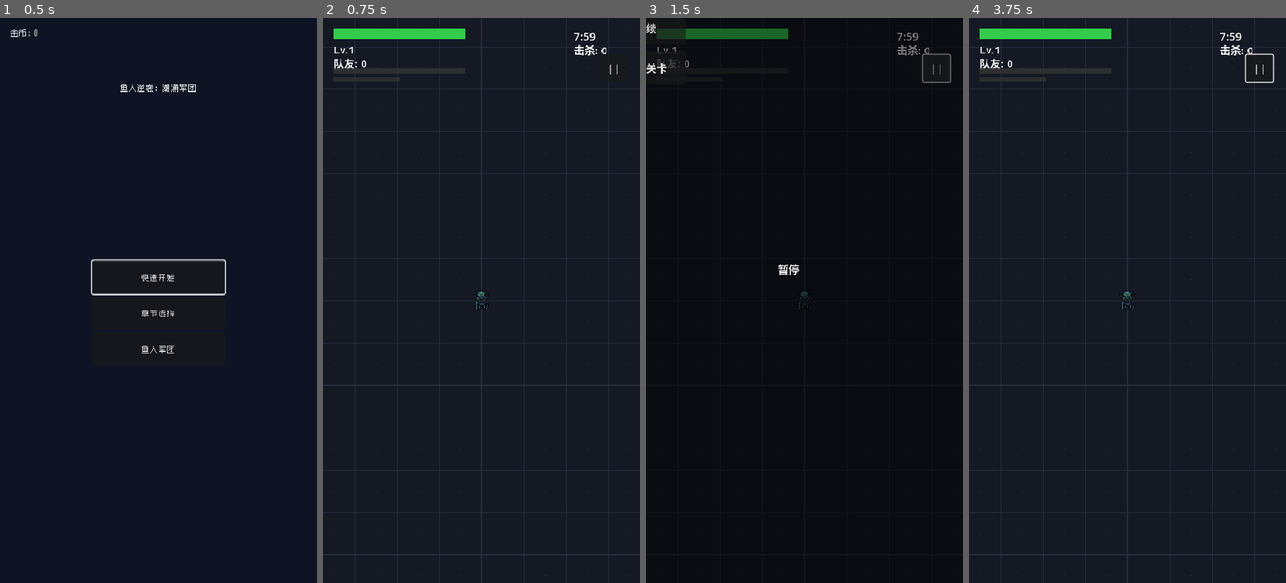
Above: before the commit, frames 1-4 (left to right).
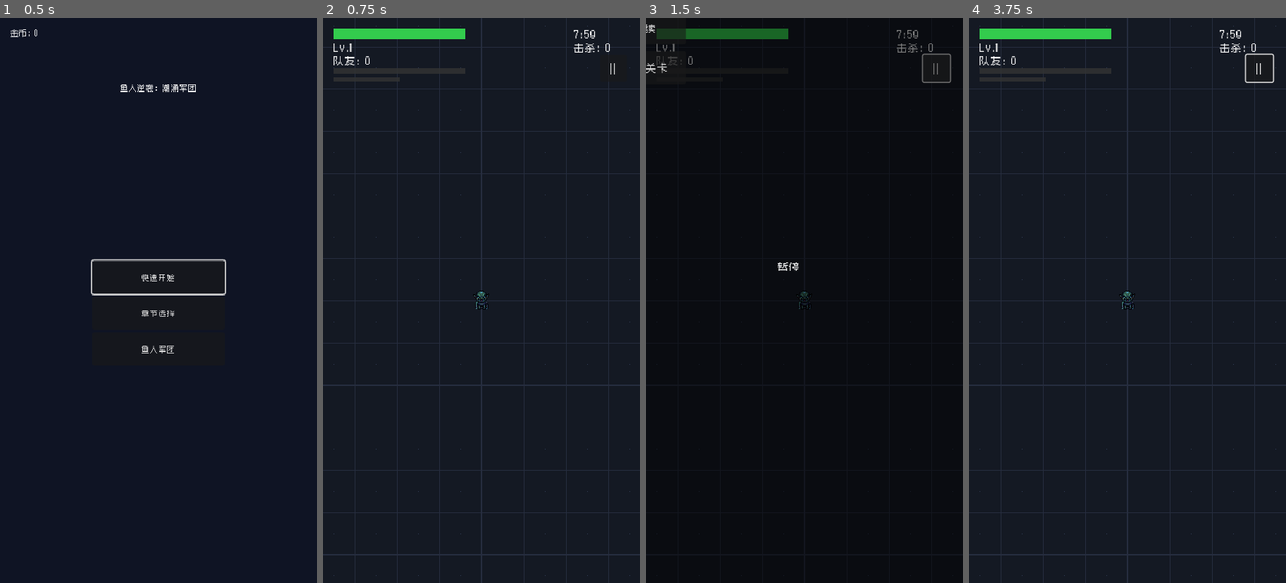
Above: after the commit, the same moments.

Repository: rare1fy/awooa-epic
Game: Godot game, scene res://scenes/main_menu/main_menu.tscn
The game is run twice, just before and just after one commit, with the same random seed, the same clock (stepped at 60 frames per second) and the same inputs.
Inputs (mouse positions are in pixels of both pictures, inside the frame that each line leads up to):
- Up to frame 1 (0.5 s): no input
- Up to frame 2 (0.75 s): click "快速开始" at 0.5 s
- Up to frame 3 (1.5 s): click "||" at 1.25 s
- Up to frame 4 (3.75 s): click "||" at 2 s; click "||" at 2.75 s; tap Enter at 3.5 s; move the mouse to (1197, 272) at 3.52 s; click (1197, 272) at 3.67 s

Frame 1 is identical in both runs. In frame 2, 0.4% of the frame differs, in the area x 3-93%, y 2-10%; in frame 3, 0.5%, in the area x 0-93%, y 0-46%; in frame 4, 0.4%.

Commit message:
fix: global font via project.godot, enlarge ally placeholder, fix web Chinese display

Diff:
--- a/common/autoload/game_manager.gd
+++ b/common/autoload/game_manager.gd
@@ -36,14 +36,17 @@
 
 
 func _setup_global_font() -> void:
-	# 加载像素字体并设置为全局默认
+	# 加载像素字体并设置为全局默认 Theme（作为 project.godot 设置的备份）
 	_pixel_font = load("res://assets/fonts/zpix.ttf") as Font
 	if _pixel_font:
 		var theme := Theme.new()
 		theme.default_font = _pixel_font
 		theme.default_font_size = 12
 		# 设置为全局 Theme
-		get_tree().root.theme = theme
+		if get_tree() and get_tree().root:
+			get_tree().root.theme = theme
+	else:
+		push_warning("Failed to load zpix.ttf font")
 
 
 func change_state(new_state: GameState) -> void:
--- a/project.godot
+++ b/project.godot
@@ -28,6 +28,10 @@
 window/stretch/mode="canvas_items"
 window/handheld/orientation=1
 
+[gui]
+
+theme/custom_font="res://assets/fonts/zpix.ttf"
+
 [rendering]
 
 textures/canvas_textures/default_texture_filter=0
--- a/scenes/battle/allies/ally.gd
+++ b/scenes/battle/allies/ally.gd
@@ -74,7 +74,7 @@
 
 	# 占位纹理：绿色圆形带白边
 	if sprite and not sprite.texture:
-		sprite.texture = PlaceholderTexture.outlined_circle(10, data.color, Color(1.0, 1.0, 1.0, 0.8))
+		sprite.texture = PlaceholderTexture.outlined_circle(14, data.color, Color(1.0, 1.0, 1.0, 0.8))
 		sprite.scale = Vector2(1.0, 1.0)
 		sprite.modulate = Color.WHITE
 
--- a/scenes/battle/allies/ally.tscn
+++ b/scenes/battle/allies/ally.tscn
@@ -12,8 +12,6 @@
 
 [node name="Sprite" type="Sprite2D" parent="."]
 unique_name_in_owner = true
-modulate = Color(0.3, 0.9, 0.5, 1)
-scale = Vector2(0.5, 0.5)
 
 [node name="CollisionShape" type="CollisionShape2D" parent="."]
 shape = SubResource("1")
Not shown, changed: export/web/index.html
Not shown, changed: export/web/index.pck
